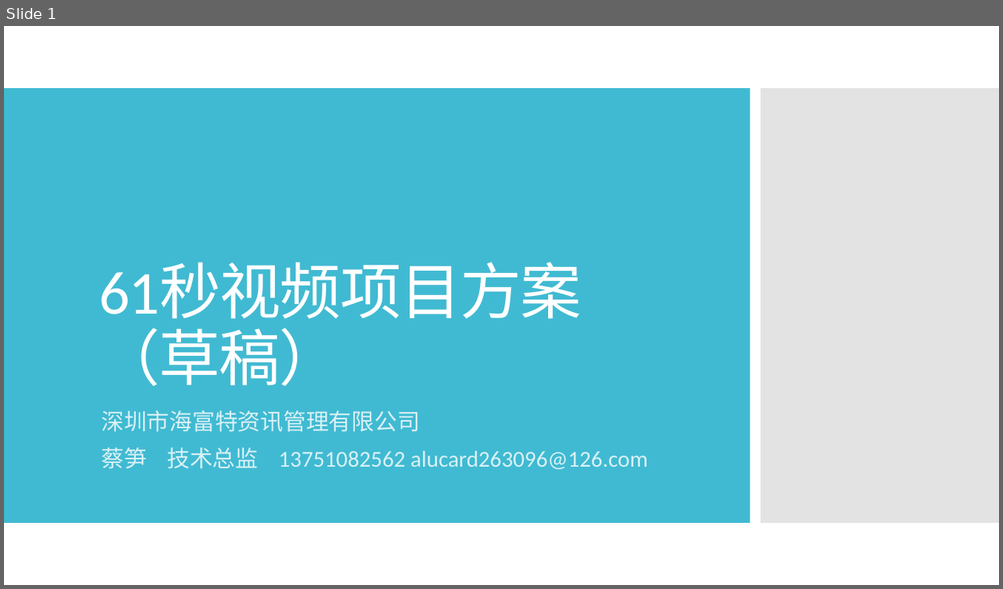
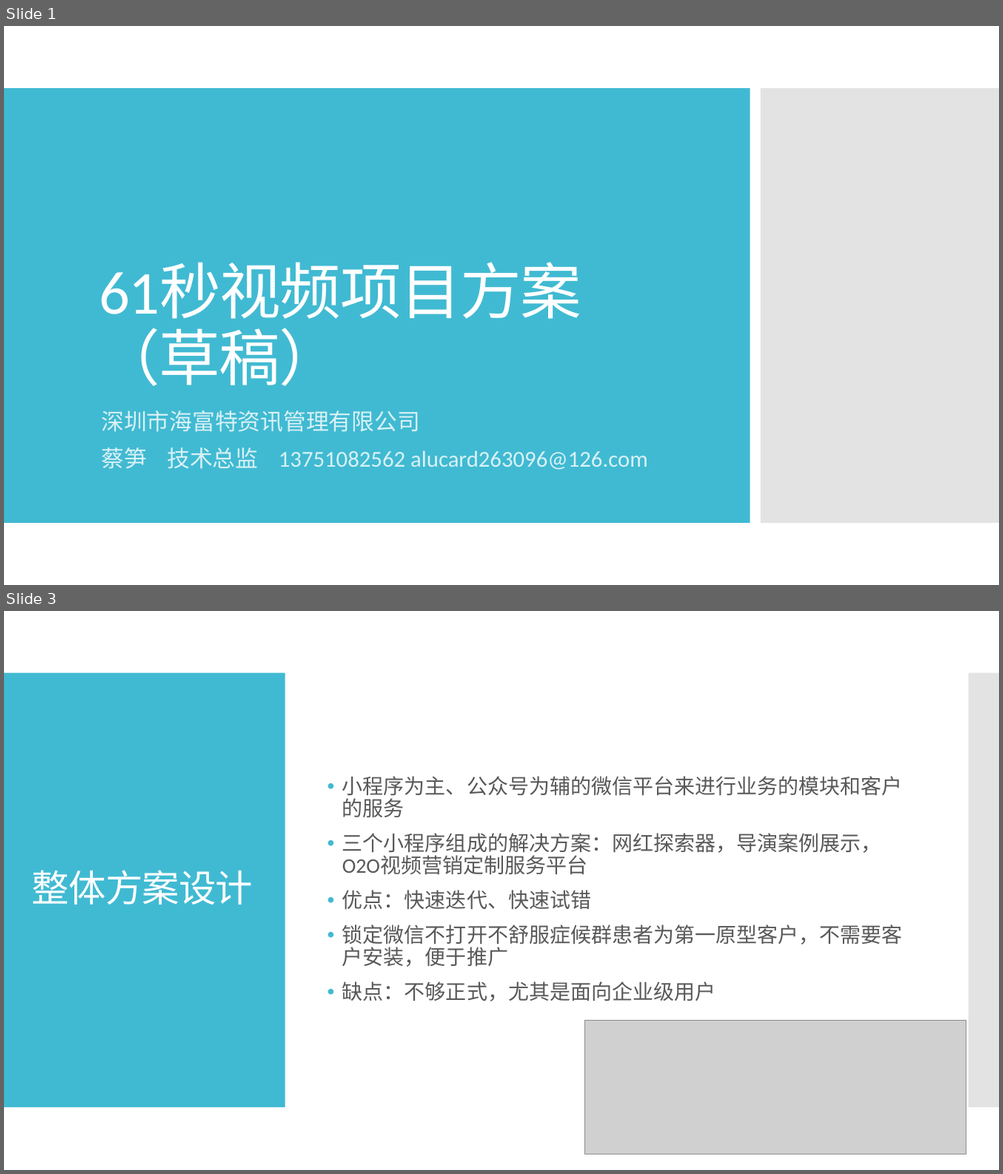
Before and after one commit to alucard263096/BusinessDocument, a slide deck: 61秒视频项目方案.pptx. Shown one above the other, each under a label of ours: slide 1 before the commit, slides 1 and 3 after it; the slides between them are not shown. The pictures are 1003x589 and 1003x1174 pixels, drawn with LibreOffice and Linux fonts; fonts in the diff are those of the drawing; grey boxes stand for pictures. Boxes give left, top, right and bottom in pixels: in the first picture for what was removed or moved away, otherwise in the second. Text is boxed around its words. In the diff, an @@ line names an element or a change of style, - is before the commit and + after.

```diff
--- a/61秒视频项目方案.pptx
+++ b/61秒视频项目方案.pptx
@@ slide 3 added at [4, 611, 999, 1170], background #FFFFFF @@
@@ rectangle added at [4, 673, 285, 1108], fill #40BAD2 @@
@@ rectangle added at [968, 673, 999, 1108], fill #C8C8C8 at 50% opacity @@
@@ text added at [342, 776, 902, 1002], 20 pt, text #595959 @@
+• 小程序为主、公众号为辅的微信平台来进行业务的模块和客户的服务
+• 三个小程序组成的解决方案：网红探索器，导演案例展示，O2O视频营销定制服务平台
+• 优点：快速迭代、快速试错
+• 锁定微信不打开不舒服症候群患者为第一原型客户，不需要客户安装，便于推广
+• 缺点：不够正式，尤其是面向企业级用户
@@ title added at [32, 870, 253, 905], 36 pt, text #FFFFFF @@
+整体方案设计
@@ picture added at [585, 1021, 967, 1155] @@
```
Also in this commit, not shown: 5 other slides added, 1 other file.
